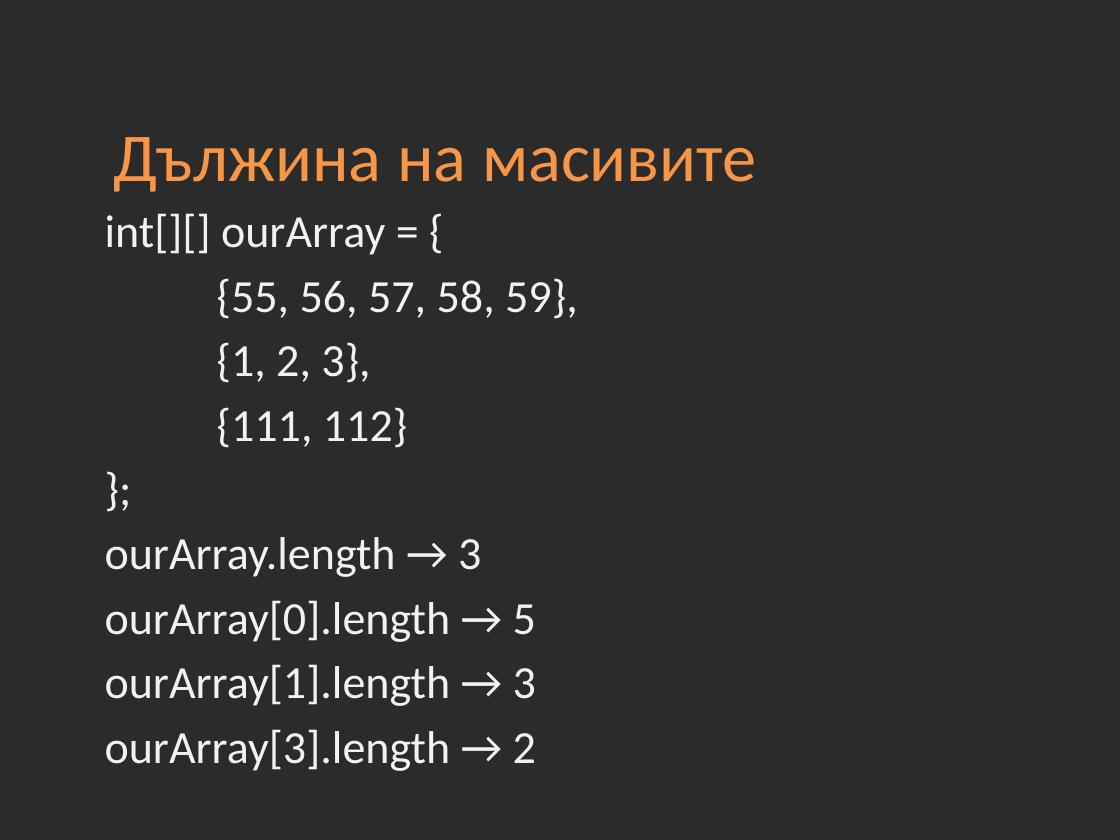
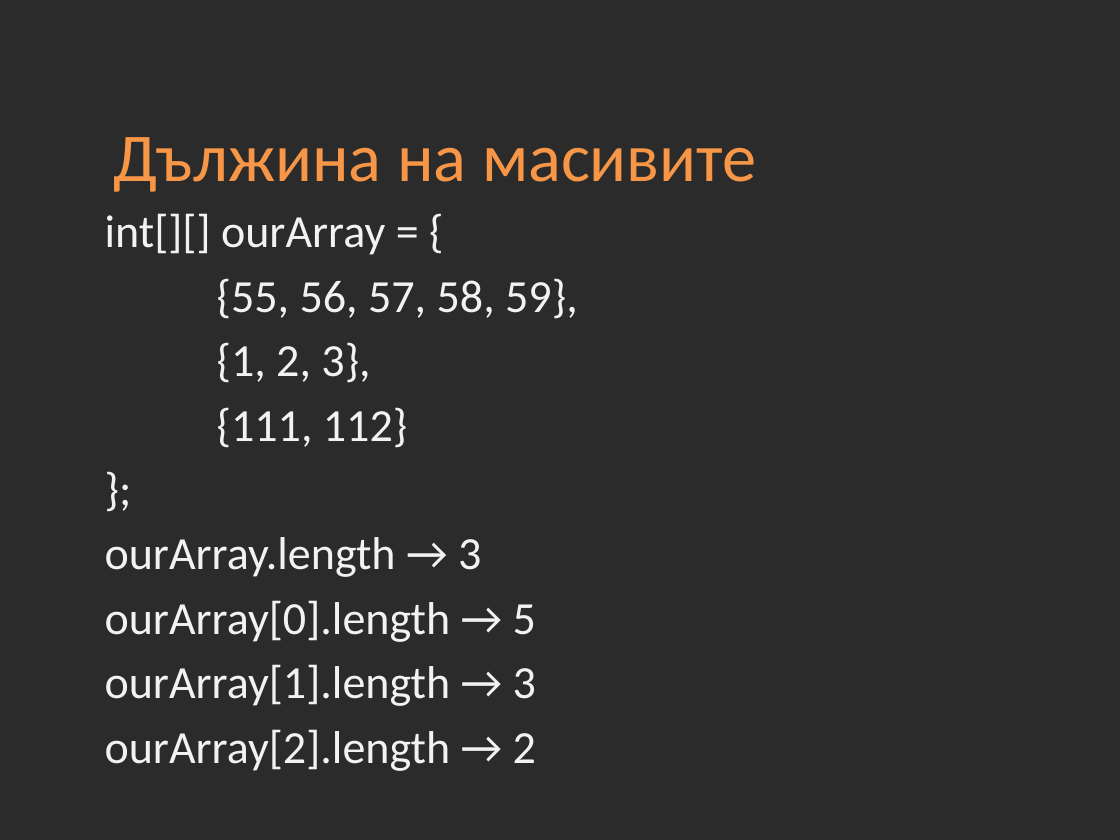
Before and after one commit to Academy-Soft-Intellect/Programming-Introduction-Java-Course, a slide deck: slide 10 of 07-Arrays.pptx. Drawn at 1120x840 pixels with LibreOffice and Linux fonts; fonts in the diff are those of the drawing; background and template pictures are left out; a plain dark background stands for a picture behind light text. Boxes give left, top, right and bottom in pixels: in the first picture for what was removed or moved away, otherwise in the second. Text is boxed around its words. In the diff, an @@ line names an element or a change of style, - is before the commit and + after.

```diff
--- a/07-Arrays.pptx
+++ b/07-Arrays.pptx
@@ text at (x1=105, y1=729, x2=536, y2=771): text changed @@
-ourArray[3].length → 2
+ourArray[2].length → 2
```
Also in this commit, not shown: 53 other files.
